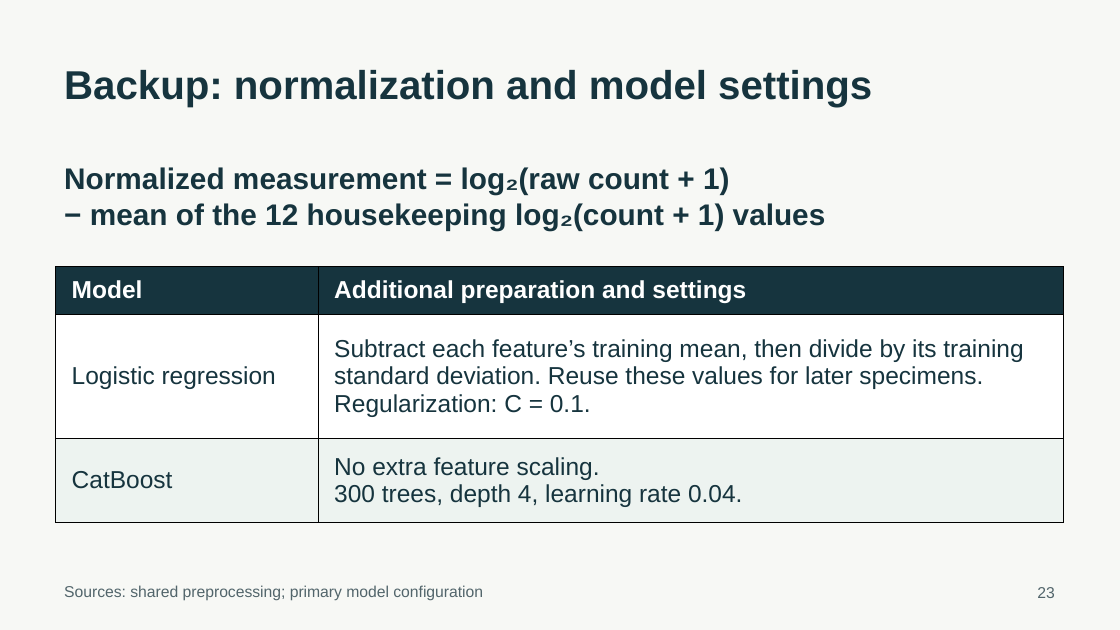
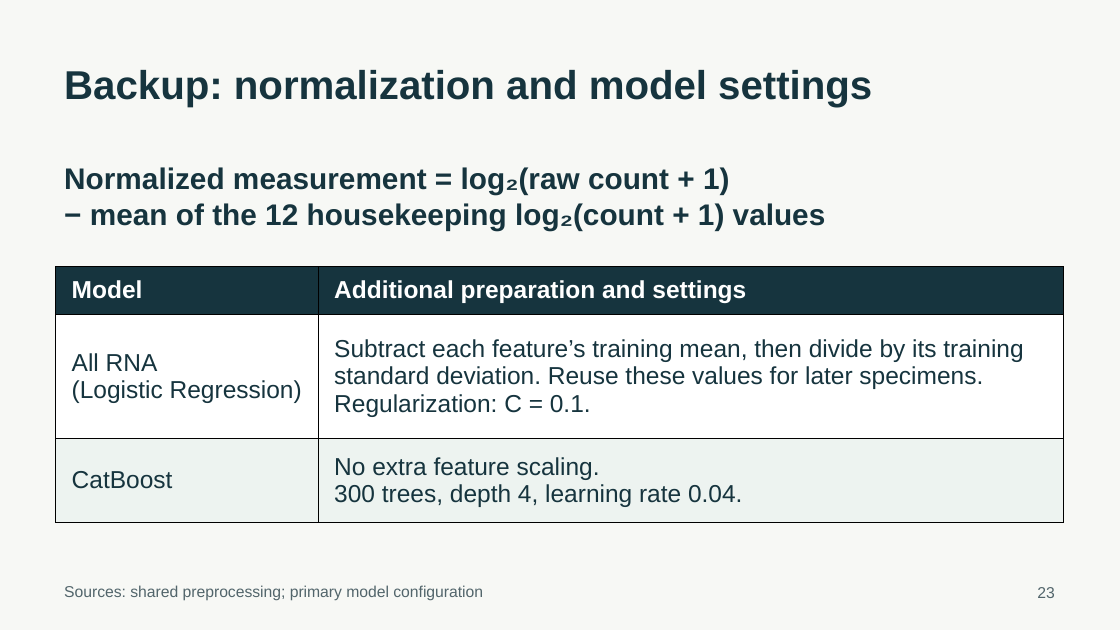
Before and after one commit to ca34525/Kidney-Biopsy-Rejection-Classifier, a slide deck: slide 23 of presentation/unos_kidney_biopsy.pptx. Drawn at 1120x630 pixels with LibreOffice and Linux fonts; fonts in the diff are those of the drawing. Boxes give left, top, right and bottom in pixels: in the first picture for what was removed or moved away, otherwise in the second. Text is boxed around its words. In the diff, an @@ line names an element or a change of style, - is before the commit and + after.

```diff
--- a/presentation/unos_kidney_biopsy.pptx
+++ b/presentation/unos_kidney_biopsy.pptx
@@ table at box(56, 267, 1065, 523) @@
-row 2, column 1: Logistic regression
+row 2, column 1: All RNA / (Logistic Regression)
```
Also in this commit, not shown: 22 other files.
